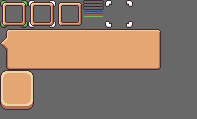
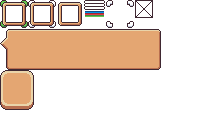
Revision of a layered 197 × 119 image; what changed, layer by layer:
added layer "Layer 14" above "Layer 13" over <box>135,0,153,18</box>
painted on "Layer 13" over <box>0,0,161,110</box>
removed layer "Layer 9" over <box>83,0,104,10</box>
removed layer "Layer 15" over <box>0,29,161,70</box>
removed layer "Layer 16" over <box>0,70,34,110</box>
removed layer "Layer 8" over <box>105,0,133,28</box>
removed layer "Layer 10" over <box>0,0,82,28</box>
hid "Color Fill 1" over <box>0,0,197,119</box>
